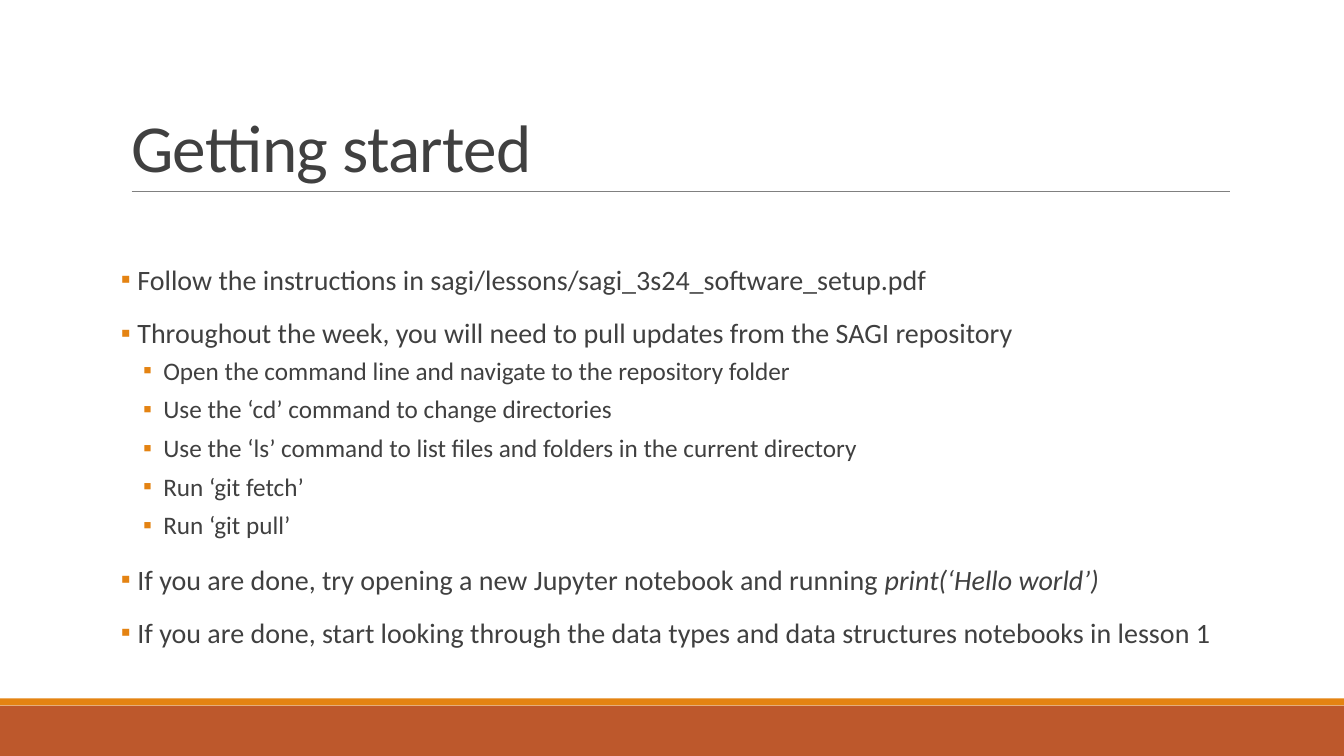
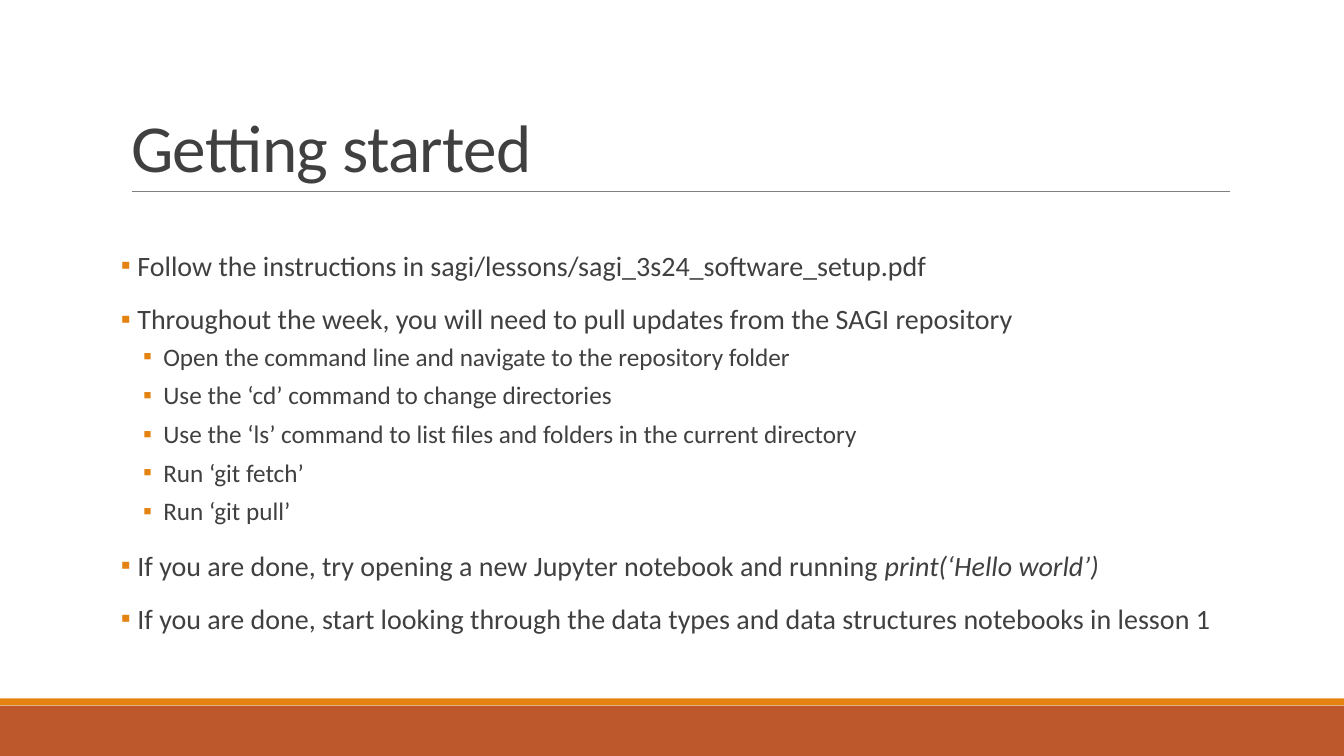
Before and after one commit to loganfoote/sagi, a slide deck: slide 5 of lessons/instrument_control/lesson1/lesson1.pptx (slide 4 before the commit). Drawn at 1344x756 pixels with LibreOffice and Linux fonts; fonts in the diff are those of the drawing. Boxes give left, top, right and bottom in pixels: in the first picture for what was removed or moved away, otherwise in the second. Text is boxed around its words. In the diff, an @@ line names an element or a change of style, - is before the commit and + after.

```diff
--- a/lessons/instrument_control/lesson1/lesson1.pptx
+++ b/lessons/instrument_control/lesson1/lesson1.pptx
@@ text "Follow the instructions in sagi/lessons/sagi_3s24_software_s ...": place and size @@
-text "Follow the instructions in sagi/lessons/sagi_3s24_software_s ..." at [137,270,1210,648]
+text "Follow the instructions in sagi/lessons/sagi_3s24_software_s ..." at [137,256,1210,634]
```
Also in this commit, not shown: 1 other slide changed, 1 slide added, 38 other files.
